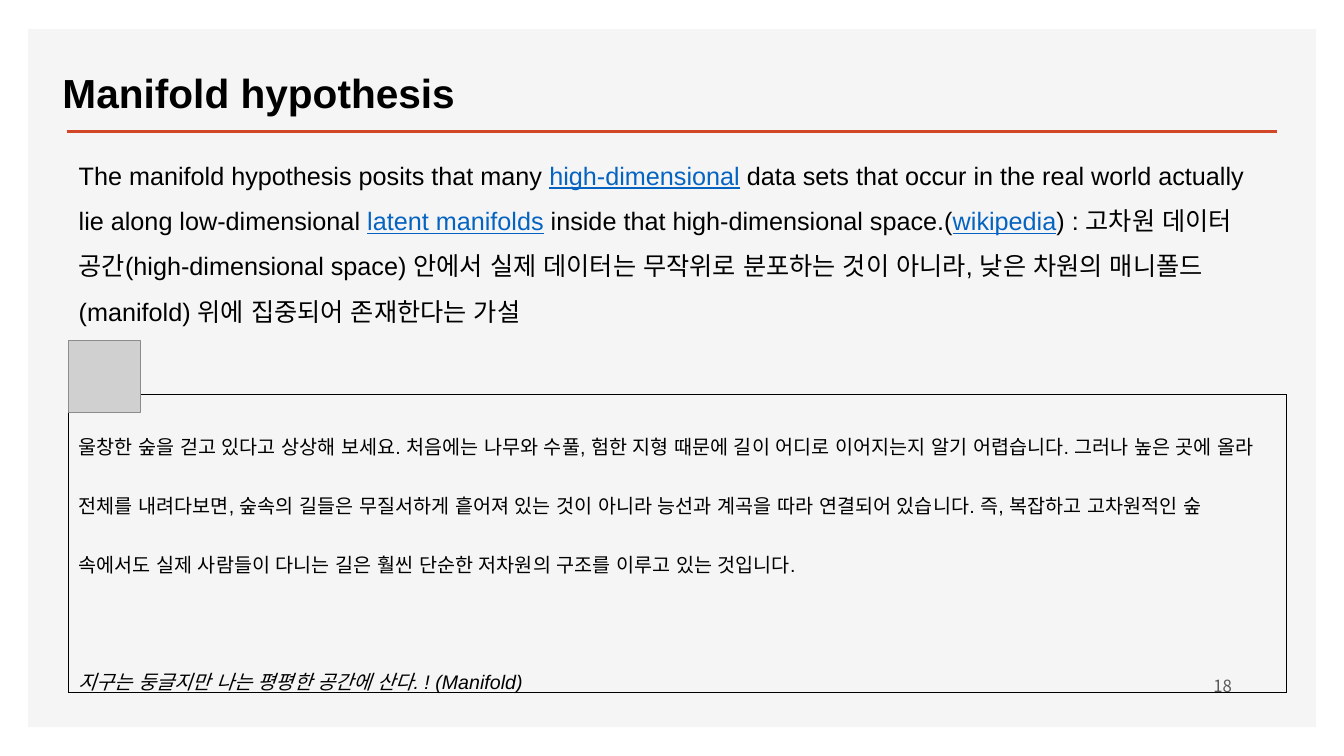
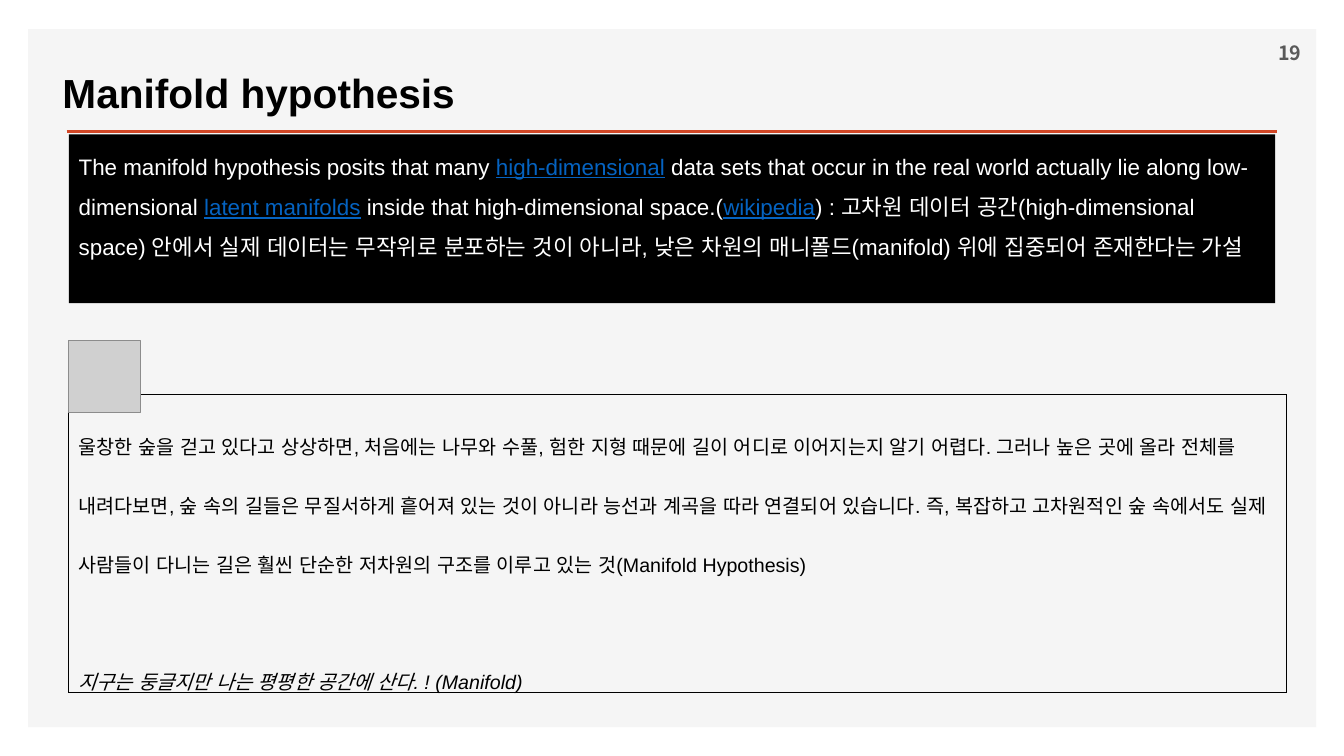
Before and after one commit to ancestor9/2026_Fall_Deep-Learning-with-Python, a slide deck: slide 19 of Chapter 05 Fundamentals of machine learning.pptx (slide 18 before the commit). Drawn at 1344x756 pixels with LibreOffice and Linux fonts; fonts in the diff are those of the drawing; grey boxes stand for pictures; background and template pictures are left out. Boxes give left, top, right and bottom in pixels: in the first picture for what was removed or moved away, otherwise in the second. Text is boxed around its words. In the diff, an @@ line names an element or a change of style, - is before the commit and + after.

```diff
--- a/Chapter 05 Fundamentals of machine learning.pptx
+++ b/Chapter 05 Fundamentals of machine learning.pptx
@@ page number added at <box>1278,45,1301,60</box>, 14 pt, text #595959, bold @@
+19
@@ rectangle "The manifold hypothesis posits that ...": place and size @@
-rectangle "The manifold hypothesis posits that ..." at <box>79,166,1243,326</box>
+rectangle "The manifold hypothesis posits that ..." at <box>69,134,1275,303</box>
@@ rectangle "The manifold hypothesis posits that ..." at <box>69,134,1275,303</box>: size 18 to 16 pt; text colour #000000 to #FFFFFF in "The manifold hypothesis posits that many data ..."; fill none to #000000 @@
@@ text in rectangle at <box>79,437,1266,576</box>: text changed @@
-울창한 숲을 걷고 있다고 상상해 보세요. 처음에는 나무와 수풀, 험한 지형 때문에 길이 어디로 이어지는지 알기 어렵습니다. 그러나 높은 곳에 올라 전체를 내려다보면, 숲속의 길들은 무질서하게 흩어져 있는 것이 아니라 능선과 계곡을 따라 연결되어 있습니다. 즉, 복잡하고 고차원적인 숲 속에서도 실제 사람들이 다니는 길은 훨씬 단순한 저차원의 구조를 이루고 있는 것입니다.
+울창한 숲을 걷고 있다고 상상하면, 처음에는 나무와 수풀, 험한 지형 때문에 길이 어디로 이어지는지 알기 어렵다. 그러나 높은 곳에 올라 전체를 내려다보면, 숲 속의 길들은 무질서하게 흩어져 있는 것이 아니라 능선과 계곡을 따라 연결되어 있습니다. 즉, 복잡하고 고차원적인 숲 속에서도 실제 사람들이 다니는 길은 훨씬 단순한 저차원의 구조를 이루고 있는 것(Manifold Hypothesis)
@@ page number removed at <box>1213,679,1232,693</box> @@
-18
```
Also in this commit, not shown: 33 other slides changed, 2 slides added, 1 slide removed.
